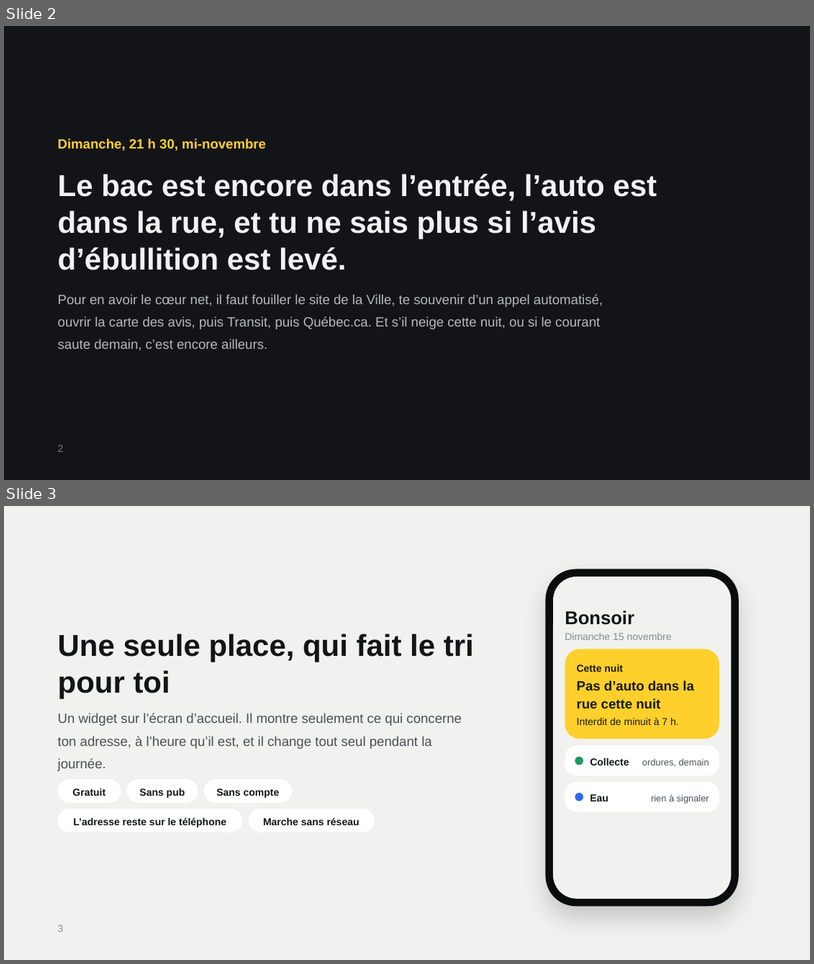
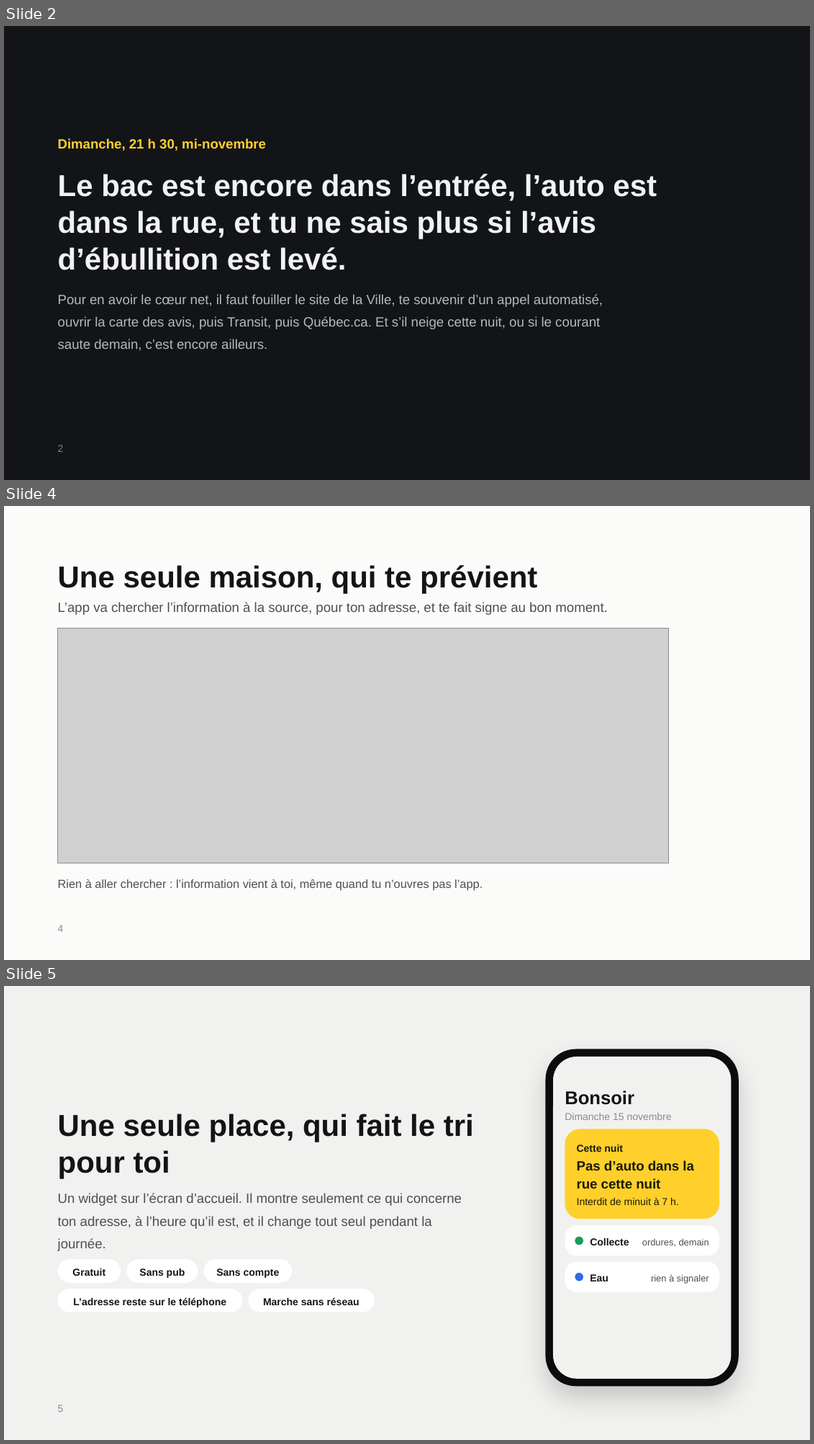
Before and after one commit to gotflo/saguenay_aujourdhui, a slide deck: Saguenay-Aujourdhui.pptx. Shown one above the other, each under a label of ours: slides 2 and 3 before the commit, slides 2, 4 and 5 after it; the slides between them are not shown. The pictures are 814x964 and 814x1444 pixels, drawn with LibreOffice and Linux fonts; fonts in the diff are those of the drawing; grey boxes stand for pictures. Boxes give left, top, right and bottom in pixels: in the first picture for what was removed or moved away, otherwise in the second. Text is boxed around its words. In the diff, an @@ line names an element or a change of style, - is before the commit and + after.

Commit message:
Présentation : une maison pour chaque geste
Deux diapos animées illustrent le problème et l'idée : une rue de
maisons, une par geste puis une par source d'information, et une seule
maison qui va chercher l'information et prévient au bon moment. Les
mêmes schémas figurent dans la section « Pourquoi » du prototype.
La présentation porte le nom de l'auteur et le nombre de tests à jour.
La version avec courriel et téléphone reste sur le poste.

```diff
--- a/Saguenay-Aujourdhui.pptx
+++ b/Saguenay-Aujourdhui.pptx
@@ slide 4 added at box(4, 506, 810, 960), background #FBFBF9 @@
@@ title added at box(58, 565, 538, 593), 36 pt, text #121417, bold @@
+Une seule maison, qui te prévient
@@ text added at box(58, 602, 607, 615), 16 pt, text #4A5056 @@
+L’app va chercher l’information à la source, pour ton adresse, et te fait signe au bon moment.
@@ picture added at box(58, 628, 669, 863) @@
@@ text added at box(58, 879, 483, 890), 14 pt, text #4A5056 @@
+Rien à aller chercher : l’information vient à toi, même quand tu n’ouvres pas l’app.
@@ page number added at box(58, 924, 64, 932), 12 pt, text #868C92 @@
+4
@@ what was slide 3 is now slide 5 @@
@@ page number at box(58, 1404, 64, 1412): text changed @@
-3
+5
```
Also in this commit, not shown: 3 slides changed, 1 other slide added, 2 other files.
